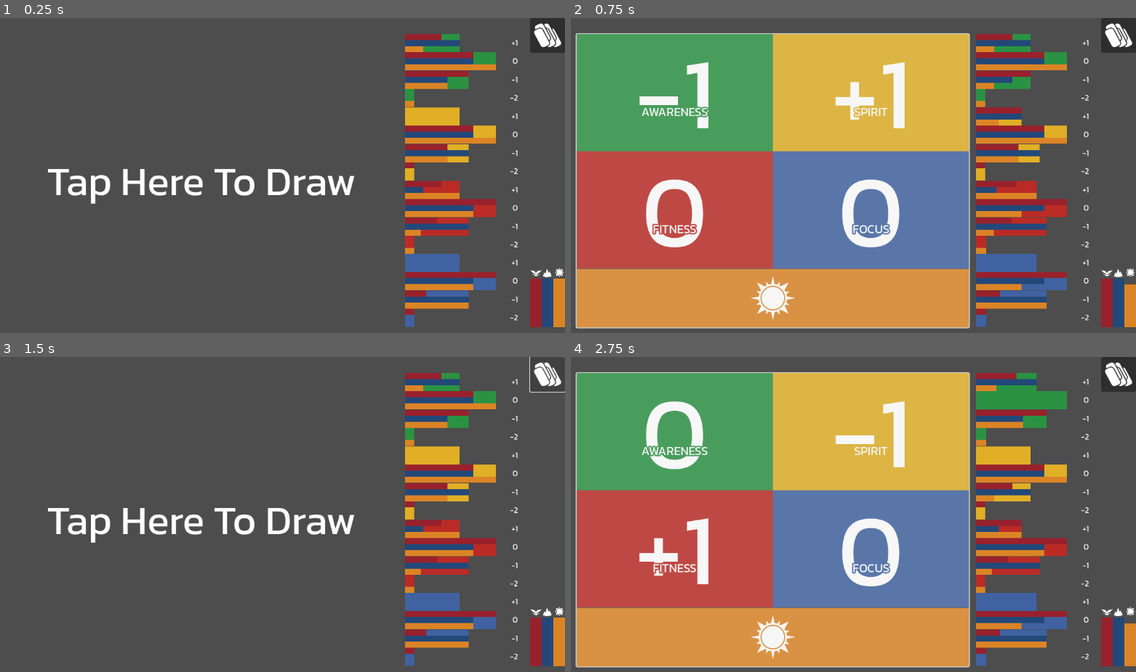
Above: before the commit, frames 1-4 (two rows, left to right).
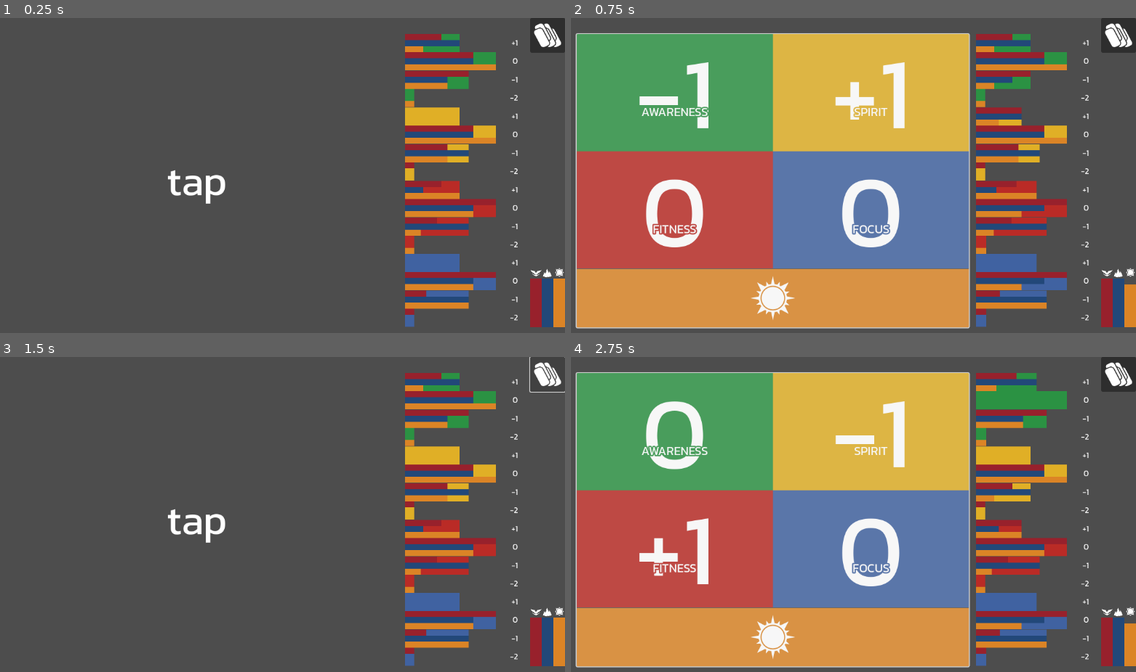
Above: after the commit, the same moments.

Repository: silverhammermba/er-challenge
Game: Godot game, scene res://game.tscn
The game is run twice, just before and just after one commit, with the same random seed, the same clock (stepped at 60 frames per second) and the same inputs.
Inputs (mouse positions are in pixels of both pictures, inside the frame that each line leads up to):
- Up to frame 1 (0.25 s): no input
- Up to frame 2 (0.75 s): click (774, 181) at 0.5 s
- Up to frame 3 (1.5 s): click (548, 375) at 1.25 s
- Up to frame 4 (2.75 s): click (774, 520) at 2 s

The runs differ from the first frame. In frame 1, 1.8% of the frame differs, in the area x 8-63%, y 47-59%; in frame 2, nothing differs; in frame 3, 1.8%; in frame 4, nothing differs.

Commit message:
save/load

Diff:
--- a/bar.gd
+++ b/bar.gd
@@ -19,7 +19,7 @@
 
 func update_sub_dist(crest: int, mountain: int, sun: int) -> void:
 	# if all equal, hide the subbars rather than completely cover the bar
-	if crest == mountain && mountain == sun:
+	if crest == mountain and mountain == sun:
 		sub1.anchor_right = 0.0
 		sub2.anchor_right = 0.0
 		sub3.anchor_right = 0.0
--- a/data.gd
+++ b/data.gd
@@ -8,6 +8,12 @@
 	var awareness: int = 0
 	var effect: Effect = Effect.CREST
 
+	const fitness_save_key = "fitness"
+	const spirit_save_key = "spirit"
+	const focus_save_key = "focus"
+	const awareness_save_key = "awareness"
+	const effect_save_key = "effect"
+
 	func _init(awa: int, spi: int, fit: int, foc: int, eff: Effect) -> void:
 		fitness = fit
 		spirit = spi
@@ -16,7 +22,7 @@
 		effect = eff
 
 	func need_shuffle() -> bool:
-		return fitness == -2 || spirit == -2 || focus == -2 || awareness == -2
+		return fitness == -2 or spirit == -2 or focus == -2 or awareness == -2
 
 	func aspect(asp: Aspect) -> int:
 		match asp:
@@ -28,6 +34,18 @@
 				return focus
 			_: # awareness
 				return awareness
+
+	func save_data() -> Dictionary[String, int]:
+		return {
+			"fitness": fitness,
+			"spirit": spirit,
+			"focus": focus,
+			"awareness": awareness,
+			"effect": effect
+		}
+
+	static func load(data: Dictionary) -> Card:
+		return new(data[awareness_save_key], data[spirit_save_key], data[fitness_save_key], data[focus_save_key], data[effect_save_key])
 
 static var cards: Array[Card] = [
 	Card.new(1, 1, 0, -2, Effect.CREST),
--- a/game.gd
+++ b/game.gd
@@ -22,6 +22,12 @@
 @export var sun_icon: Texture2D
 
 var deck: Array[Data.Card] = []
+var current_card: Data.Card = null
+const save_version := 0
+const save_path := "user://savegame.save"
+const version_save_key := "version"
+const deck_save_key := "deck"
+const current_save_key := "current"
 
 func _ready() -> void:
 	quad1.set_aspect(Data.Aspect.AWARENESS)
@@ -35,7 +41,8 @@
 	bar_cst.color = Data.effect_color(Data.Effect.CREST)
 	bar_mnt.color = Data.effect_color(Data.Effect.MOUNTAIN)
 	bar_sun.color = Data.effect_color(Data.Effect.SUN)
-	reshuffle()
+	if not load_game():
+		reshuffle()
 
 func update_card(new_card: Data.Card) -> void:
 	quad1.set_number(new_card.awareness)
@@ -61,18 +68,21 @@
 	# uncomment to always put -2s at the end
 	#deck.sort_custom(shuffle_last)
 	card.visible = false
+	current_card = null
 	update_dist()
+	DirAccess.remove_absolute(save_path)
 
 func shuffle_last(a: Data.Card, _b: Data.Card) -> bool:
 	return a.need_shuffle()
 
 func draw() -> void:
-	var new_card: Data.Card = deck.pop_back()
-	update_card(new_card)
-	if new_card.need_shuffle():
+	current_card = deck.pop_back()
+	update_card(current_card)
+	if current_card.need_shuffle():
 		shuffle()
 	card.visible = true
 	update_dist()
+	save_game()
 
 func update_dist() -> void:
 	bar_awa.update_dist(deck)
@@ -87,6 +97,59 @@
 	bar_mnt.anchor_top = 1 - counts[Data.Effect.MOUNTAIN] / most
 	bar_sun.anchor_top = 1 - counts[Data.Effect.SUN] / most
 
+func save_game() -> void:
+	var save_file := FileAccess.open(save_path, FileAccess.WRITE)
+	if not save_file:
+		push_error("Couldn't save game! ", FileAccess.get_open_error())
+		return
+	var json_string := JSON.stringify(save_data())
+	save_file.store_line(json_string)
+
+func load_game() -> bool:
+	if not FileAccess.file_exists(save_path):
+		return false
+
+	var save_file := FileAccess.open(save_path, FileAccess.READ)
+	if not save_file:
+		push_error("Couldn't load game! ", FileAccess.get_open_error())
+		return false
+
+	var json_string := save_file.get_line()
+	var json := JSON.new()
+	var parse_result := json.parse(json_string)
+	if not parse_result == OK:
+		push_error("Failed to parse saved game: ", json.get_error_message())
+	if not json.data:
+		return false
+	var data: Dictionary = json.data
+	if version_save_key not in data or data[version_save_key] != save_version:
+		print("Incompatible save version. Ignoring saved game.")
+		return false
+
+	var new_deck: Array[Data.Card] = []
+	for card_data in data[deck_save_key]:
+		new_deck.append(Data.Card.load(card_data))
+	deck = new_deck
+	if current_save_key in data:
+		var card_data: Dictionary = data[current_save_key]
+		current_card = Data.Card.load(card_data)
+		update_card(current_card)
+		card.visible = true
+	update_dist()
+	return true
+
+func save_data() -> Dictionary:
+	var saved_deck := []
+	for c in deck:
+		saved_deck.append(c.save_data())
+	var data := {
+		version_save_key: save_version,
+		deck_save_key: saved_deck,
+	}
+	if current_card:
+		data[current_save_key] = current_card.save_data()
+
+	return data
 
 func _on_reshuffle_pressed() -> void:
 	reshuffle()
--- a/game.tscn
+++ b/game.tscn
@@ -51,7 +51,7 @@
 grow_horizontal = 2
 grow_vertical = 2
 theme_override_font_sizes/font_size = 80
-text = "Tap Here To Draw"
+text = "tap"
 
 [node name="Card" type="Control" parent="CardArea/CardContainer"]
 visible = false
